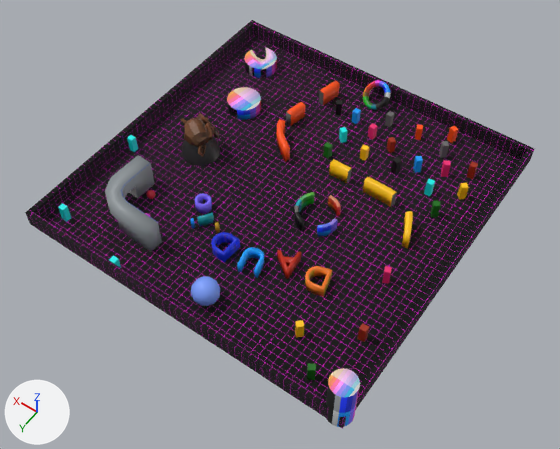
What one commit did to the glTF model Game.Engine/wwwroot/public/assets/base/models/grid.glb.
One viewpoint serves both versions: a 50 mm lens placed at (-16002.0, 23210.0, 33024.0), pointed at (-883.0, 2044.0, -237.0). Every picture has the same lights, and +X, +Y and +Z are marked at lower left. Vertices at the same position are counted once.
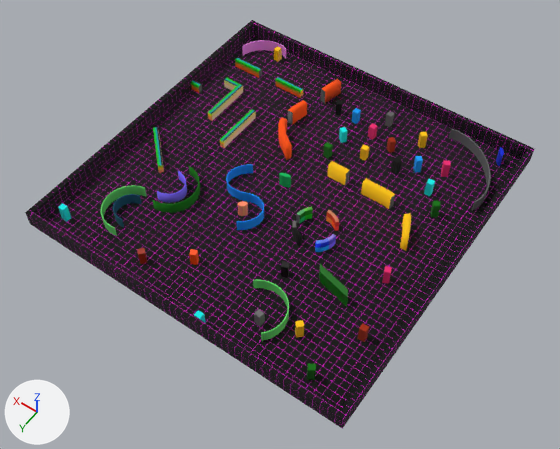
Changed parts and their boxes [x1, y1, x2, y2] in the pictures (560 x 449 px; the box of a moved part takes in the faces that stretch with it):
part 1 of me_cube_001, moved or reshaped
    before: [319, 80, 340, 105]
    after: [321, 79, 341, 104]
part 2 of me_cube_001, moved or reshaped
    before: [109, 255, 121, 268]
    after: [194, 310, 206, 323]
part 3 of me_cube_001, moved or reshaped
    before: [326, 368, 360, 427]
    after: [279, 173, 291, 187]
part 4 of me_cube_001, added
    after: [496, 147, 504, 166]
part 5 of me_cube_001, added
    after: [238, 201, 248, 216]
part 6 of me_cube_001, moved or reshaped
    before: [415, 124, 423, 140]
    after: [254, 309, 265, 326]
part 7 of me_cube_001, rebuilt (7% wider)
    before: [277, 119, 290, 162]
    after: [278, 117, 292, 160]
part 8 of me_cube_001, rebuilt
    before: [402, 211, 413, 249]
    after: [400, 213, 411, 251]
part 9 of me_cube_001, rebuilt
    before: [286, 102, 305, 127]
    after: [288, 100, 307, 125]
part 10 of me_cube_001, rebuilt
    before: [363, 177, 397, 207]
    after: [361, 178, 395, 209]
part 11 of me_cube_001, rebuilt
    before: [329, 159, 351, 183]
    after: [327, 161, 350, 185]
part 12 of me_cube_001, deleted
    before: [127, 47, 478, 306]
part 13 of me_cube_001, built on
    before: [105, 126, 458, 252]
    after: [34, 24, 527, 341]

What the commit changed:
Material 'assets/base/models/colors.png.001' (mat_assets_base_models_colors_png_001) is new.
Its texture is img_colors.
me_cube_001 is used by ob_cube_001; location (0.0, 0.0, -18.0).
me_cube_001 had 3907 vertices, 7368 faces and spanned x -10149.0..10000.0, y -10000.0..10075.0, z -83.0..2934.0.
me_cube_001 now has 2075 vertices, 3246 faces and spans x -10000.0..10000.0, y -10000.0..10000.0, z 0.0..1000.0.
me_cube_001 part 1: the loose piece of 12 vertices spanning x 1951.0..2614.0, y -8275.0..-6871.0, z 15.0..986.0 is moved by (0.0, -189.0, 0.0).
me_cube_001 part 2: the loose piece of 8 vertices spanning x 3933.0..4308.0, y 9344.0..9690.0, z 15.0..986.0 is moved by (-5569.0, 0.0, 0.0).
me_cube_001 part 3: the loose piece of 64 vertices spanning x -10149.0..-8805.0, y 8730.0..10075.0, z -83.0..2934.0 is multiplied about its middle by the matrix ((0.441, -0.235, 0.0), (0.171, 0.117, 0.0), (0.0, 0.0, 0.282)), then moved by (9888.0, -9662.0, -985.0).
me_cube_001 part 4: the loose piece of 64 vertices spanning x -10149.0..-8805.0, y 8730.0..10075.0, z -83.0..2934.0 is copied, and the copy is multiplied about its middle by the matrix ((0.304, 0.034, 0.0), (-0.362, 0.26, 0.0), (0.0, 0.0, 0.282)), then moved by (932.0, -18242.0, -985.0); it spans x -8750.0..-8339.0, y -9139.0..-8540.0, z 15.0..867.0.
me_cube_001 part 5: the loose piece of 64 vertices spanning x -10149.0..-8805.0, y 8730.0..10075.0, z -83.0..2934.0 is copied, and the copy is multiplied about its middle by the matrix ((0.303, -0.161, 0.0), (0.267, 0.182, 0.0), (0.0, 0.0, 0.282)), then moved by (10554.0, -6650.0, -985.0); it spans x 848.0..1307.0, y 2535.0..2970.0, z 15.0..867.0.
me_cube_001 part 6: the loose piece of 8 vertices spanning x -4052.0..-3580.0, y -8106.0..-7622.0, z 0.0..882.0 is turned -124.1 degrees about the z axis through its middle, then moved by (96.0, 15604.0, 0.0), in mat_assets_base_models_colors_png_001 (picture img_colors).
me_cube_001 part 7: the loose piece of 36 vertices spanning x 1335.0..3146.0, y -3624.0..-1667.0, z 15.0..986.0 is rebuilt with 36 vertices and now spans x 1335.0..3146.0, y -3813.0..-1856.0, z 15.0..986.0.
me_cube_001 part 8: the loose piece of 24 vertices spanning x -7401.0..-6357.0, y -2004.0..-382.0, z 15.0..986.0 is rebuilt with 24 vertices and now spans x -7401.0..-6357.0, y -1830.0..-209.0, z 15.0..986.0.
me_cube_001 part 9: the loose piece of 12 vertices spanning x 2590.0..3173.0, y -5495.0..-4223.0, z 15.0..986.0 is rebuilt with 12 vertices and now spans x 2590.0..3173.0, y -5684.0..-4412.0, z 15.0..986.0.
me_cube_001 part 10: the loose piece of 12 vertices spanning x -5286.0..-3400.0, y -2732.0..-2312.0, z 15.0..986.0 is rebuilt with 12 vertices and now spans x -5286.0..-3400.0, y -2559.0..-2139.0, z 15.0..986.0.
me_cube_001 part 11: the loose piece of 8 vertices spanning x -2343.0..-1160.0, y -2732.0..-2364.0, z 15.0..986.0 is rebuilt with 8 vertices and now spans x -2343.0..-1160.0, y -2559.0..-2191.0, z 15.0..986.0.
me_cube_001 part 12: 22 loose pieces with 2990 vertices, spanning x -8290.0..9363.0, y -9715.0..8909.0, z -49.0..2502.0, are deleted.
me_cube_001 part 13: 92 vertices removed from x -5764.0..7466.0, y -9017.0..7625.0, z 15.0..1750.0; 1122 vertices added at x -9709.0..9728.0, y -9709.0..9709.0, z 0.0..986.0.
me_cube_001 no longer uses material mat_assets_base_models_monkey_png (picture img_monkey).
me_cube_001 now uses material mat_assets_base_models_colors_png_001 (picture img_colors).
